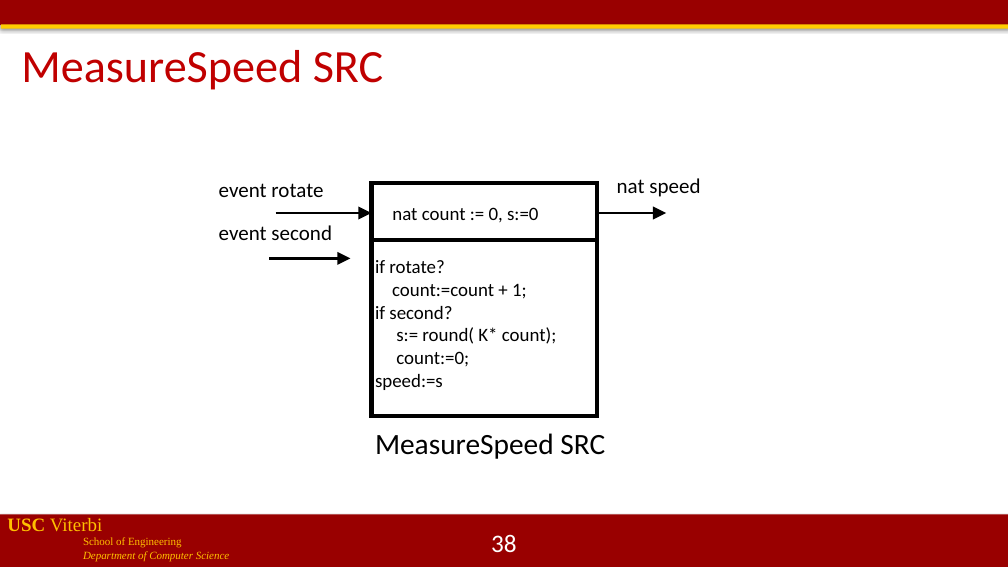
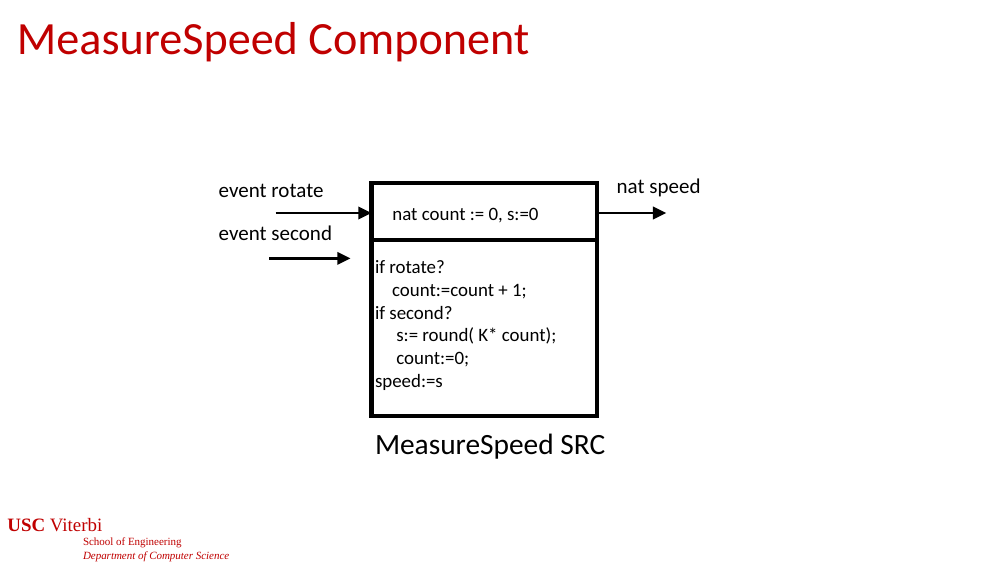
Before and after one commit to jdeshmukh/jdeshmukh.github.io, a slide deck: slide 38 of teaching/cs513slides/lecture1-Models.pptx. Drawn at 1008x567 pixels with LibreOffice and Linux fonts; fonts in the diff are those of the drawing; background and template pictures are left out. Boxes give left, top, right and bottom in pixels: in the first picture for what was removed or moved away, otherwise in the second. Text is boxed around its words. In the diff, an @@ line names an element or a change of style, - is before the commit and + after.

```diff
--- a/teaching/cs513slides/lecture1-Models.pptx
+++ b/teaching/cs513slides/lecture1-Models.pptx
@@ rectangle removed at bbox=[0, 0, 1008, 25] @@
@@ rectangle removed at bbox=[1, 24, 1008, 29] @@
@@ title at bbox=[17, 22, 529, 62]: text changed @@
-MeasureSpeed SRC
+MeasureSpeed Component
@@ text "USC Viterbi" at bbox=[7, 518, 229, 561]: text colour #FFC000 to #C00000 @@
@@ rectangle removed at bbox=[0, 515, 1008, 567] @@
```
Also in this commit, not shown: 53 other slides changed, 1 slide added, 3 other files.
